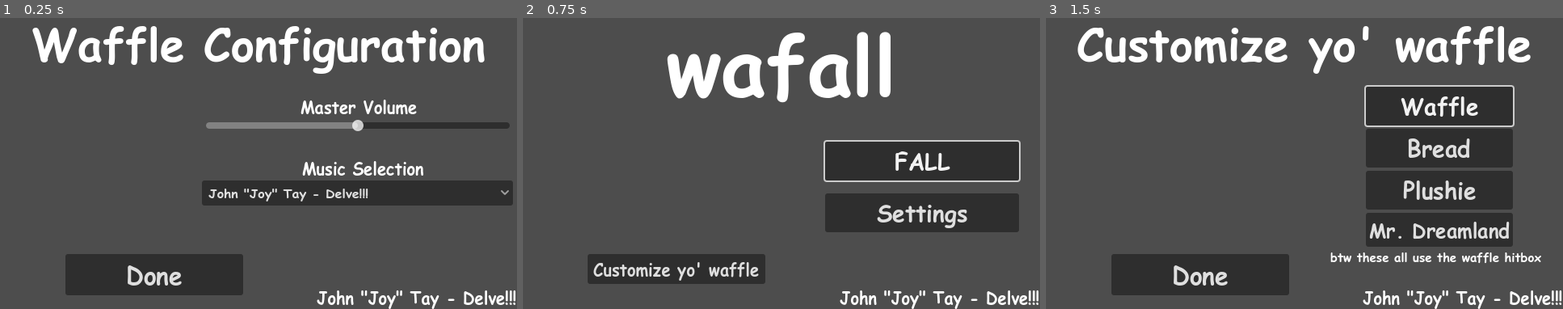
Above: before the commit, frames 1-3 (left to right).
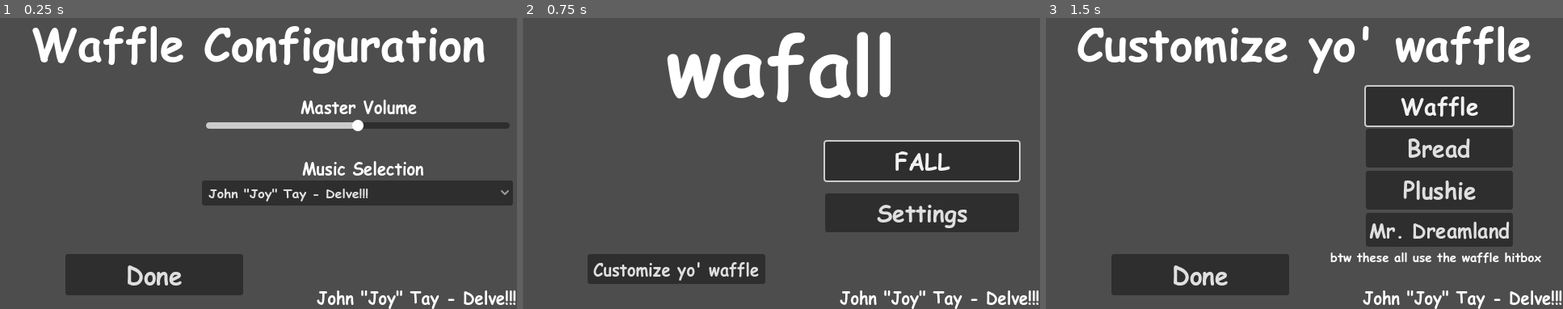
Above: after the commit, the same moments.

Repository: TaelsDaFoox/wafall
Game: Godot game, scene res://titlemenus/settings_menu.tscn
Same seed, same stepped clock (60 frames per second), same inputs: the game is played once before the commit and once after it. This scene is started directly instead of the project's main scene.
Inputs:
- Up to frame 1 (0.25 s): no input
- Up to frame 2 (0.75 s): click "Done" at 0.5 s
- Up to frame 3 (1.5 s): click "Customize yo' waffle" at 1.25 s

The runs differ from the first frame. In frame 1, 0.7% of the frame differs, in the area x 39-71%, y 35-39%; in frame 2, nothing differs; in frame 3, nothing differs.

Commit message:
settings menu controller support

Diff:
--- a/titlemenus/settings_menu.gd
+++ b/titlemenus/settings_menu.gd
@@ -4,6 +4,7 @@
 var mainMenu = load("res://titlemenus/title_menu_main.tscn")
 
 func _ready() -> void:
+	volslider.grab_focus()
 	volslider.value = Global.volslider
 	musicdropdown.selected=Global.songID
 func _on_volume_slider_value_changed(value: float) -> void:
--- a/titlemenus/settings_menu.tscn
+++ b/titlemenus/settings_menu.tscn
@@ -56,7 +56,7 @@
 grow_vertical = 2
 min_value = -5.0
 max_value = 5.0
-step = 0.01
+step = 0.1
 
 [node name="VolumeSliderLabel" type="Label" parent="VolumeSlider"]
 layout_mode = 1
